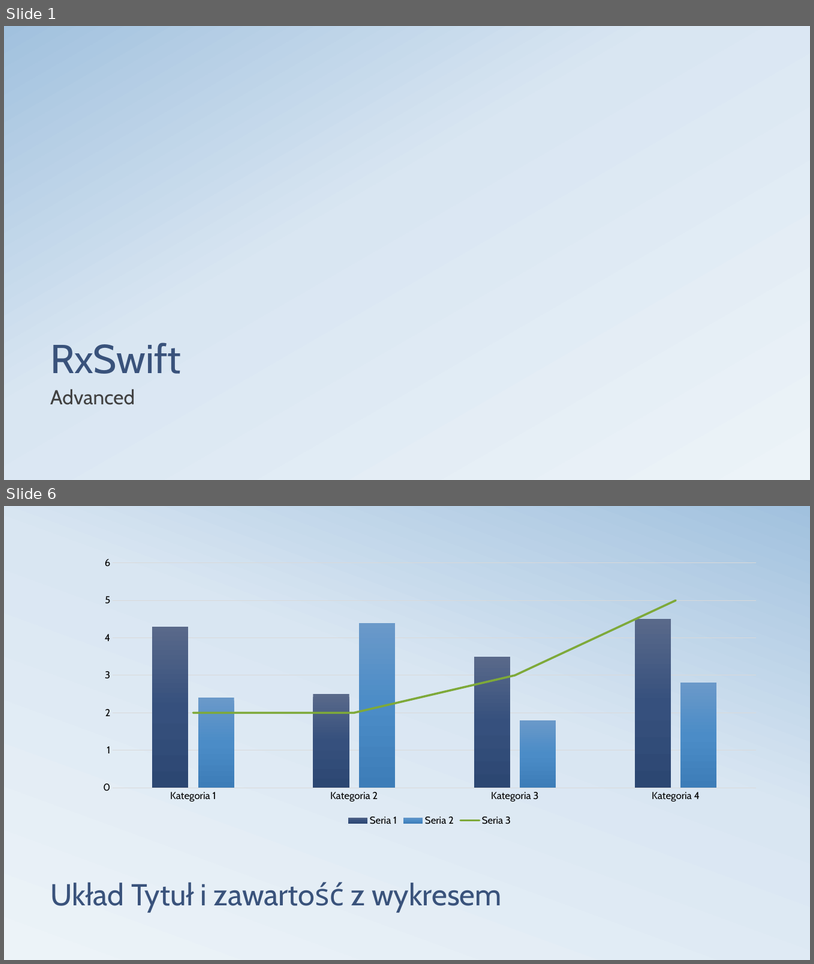
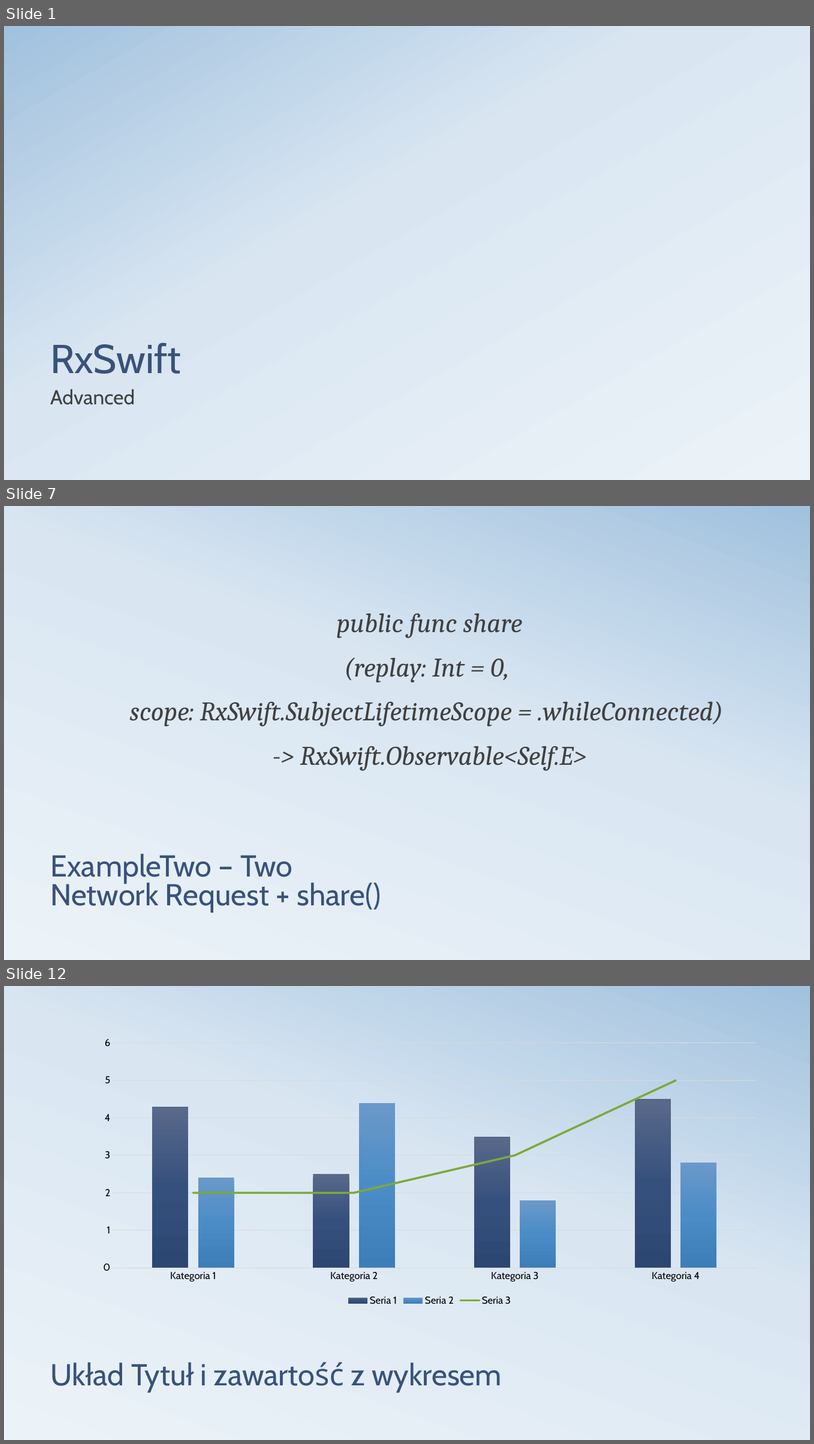
Before and after one commit to Kamajabu/RxSKM, a slide deck: Presentation.pptx. Shown one above the other, each under a label of ours: slides 1 and 6 before the commit, slides 1, 7 and 12 after it; the slides between them are not shown. The pictures are 814x964 and 814x1444 pixels, drawn with LibreOffice and Linux fonts; fonts in the diff are those of the drawing; background and template pictures are left out. Boxes give left, top, right and bottom in pixels: in the first picture for what was removed or moved away, otherwise in the second. Text is boxed around its words. In the diff, an @@ line names an element or a change of style, - is before the commit and + after.

Commit message:
Updating examples and presentation

```diff
--- a/Presentation.pptx
+++ b/Presentation.pptx
@@ slide 7 added at (x1=4, y1=506, x2=810, y2=960), background gradient #ECF3F8 to #D9E6F2 to #A1C1DE @@
@@ text added at (x1=130, y1=613, x2=723, y2=771), 32 pt, text #404040, italic @@
+public func share
+(replay: Int = 0,
+scope: RxSwift.SubjectLifetimeScope = .whileConnected)
+-> RxSwift.Observable<Self.E>
@@ title added at (x1=50, y1=853, x2=381, y2=912), 36 pt, text #39527B @@
+ExampleTwo – Two
+Network Request + share()
@@ what was slide 6 is now slide 12 @@
```
Also in this commit, not shown: 4 slides changed, 5 other slides added, 5 other files.
